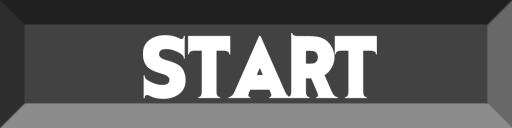
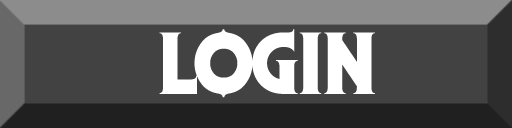
The second (512, 128) image is a revision of the first. Changes to its layers:
added layer "Login" above "Start copy" over [159, 29, 375, 98]
hid "Start copy" over [143, 33, 377, 99]
removed layer "Layer 2 copy" over [0, 0, 512, 128]
